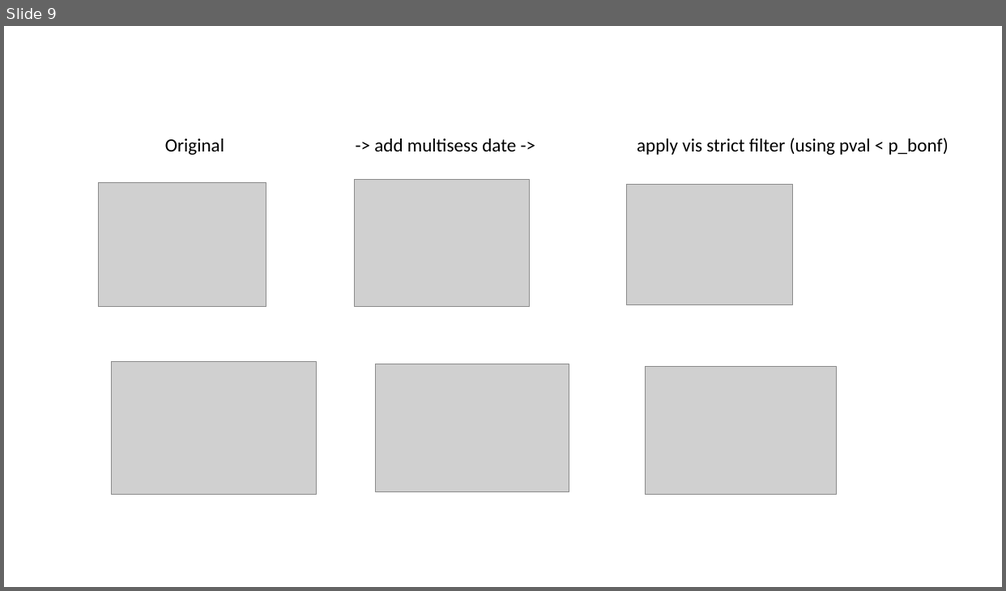
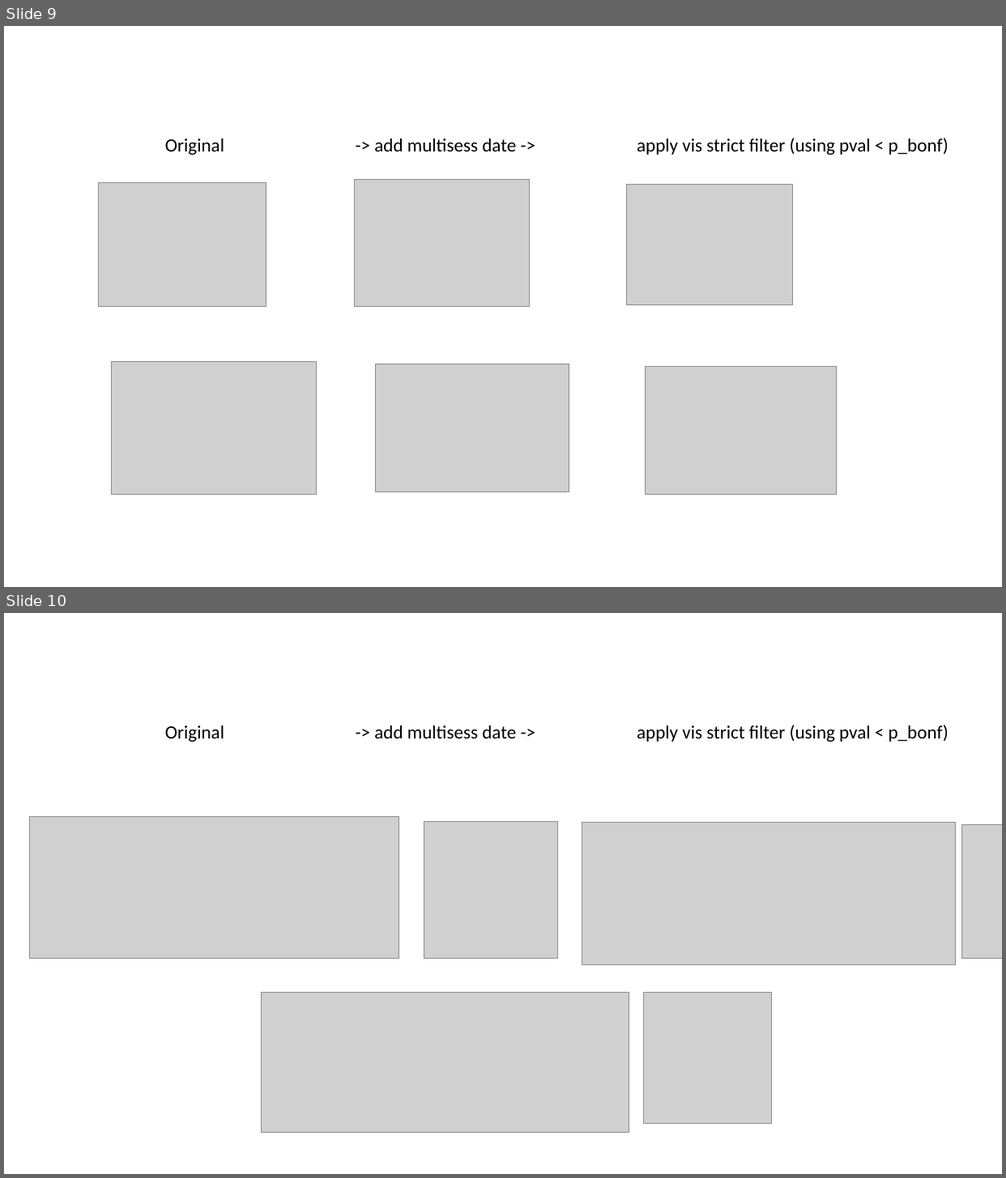
Before and after one commit to lanluo9/inter, a slide deck: results/add 8ori_2isi_multisess, and apply vis strict filter/compare.pptx. Shown one above the other, each under a label of ours: slide 9 before the commit, slides 9 and 10 after it. The pictures are 1006x591 and 1006x1178 pixels, drawn with LibreOffice and Linux fonts; fonts in the diff are those of the drawing; grey boxes stand for pictures. Boxes give left, top, right and bottom in pixels: in the first picture for what was removed or moved away, otherwise in the second. Text is boxed around its words. In the diff, an @@ line names an element or a change of style, - is before the commit and + after.

```diff
--- a/results/add 8ori_2isi_multisess, and apply vis strict filter/compare.pptx
+++ b/results/add 8ori_2isi_multisess, and apply vis strict filter/compare.pptx
@@ slide 10 added at (4, 613, 1002, 1174), background #FFFFFF @@
@@ text added at (165, 725, 948, 742), 18 pt, text #000000 @@
+Original -> add multisess date -> apply vis strict filter (using pval < p_bonf)
@@ picture added at (29, 817, 399, 959) @@
@@ picture added at (424, 822, 557, 958) @@
@@ picture added at (582, 823, 957, 965) @@
@@ picture added at (962, 825, 1002, 958) @@
@@ picture added at (261, 993, 629, 1133) @@
@@ picture added at (644, 993, 772, 1124) @@
```
Also in this commit, not shown: 2 other slides added, 1 other file.
